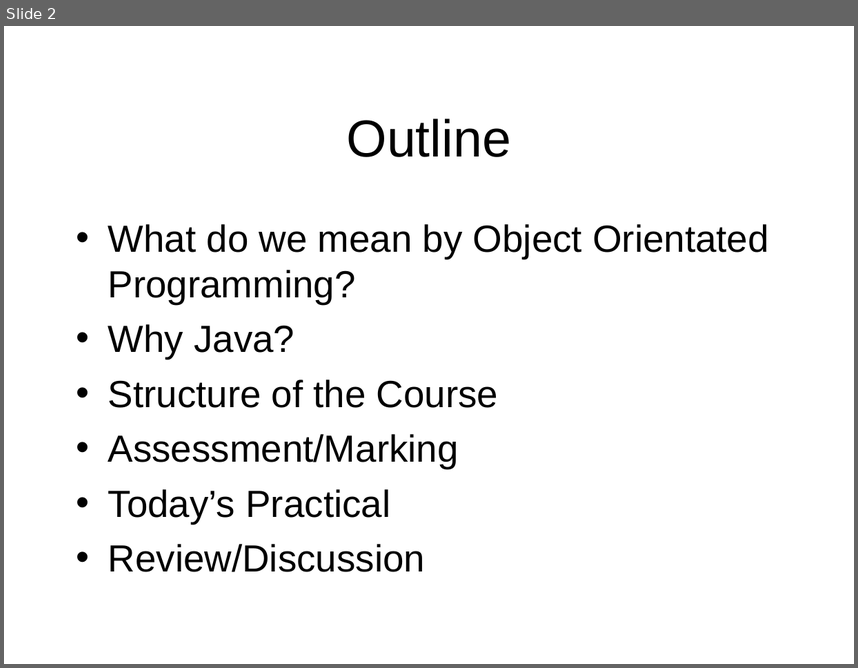
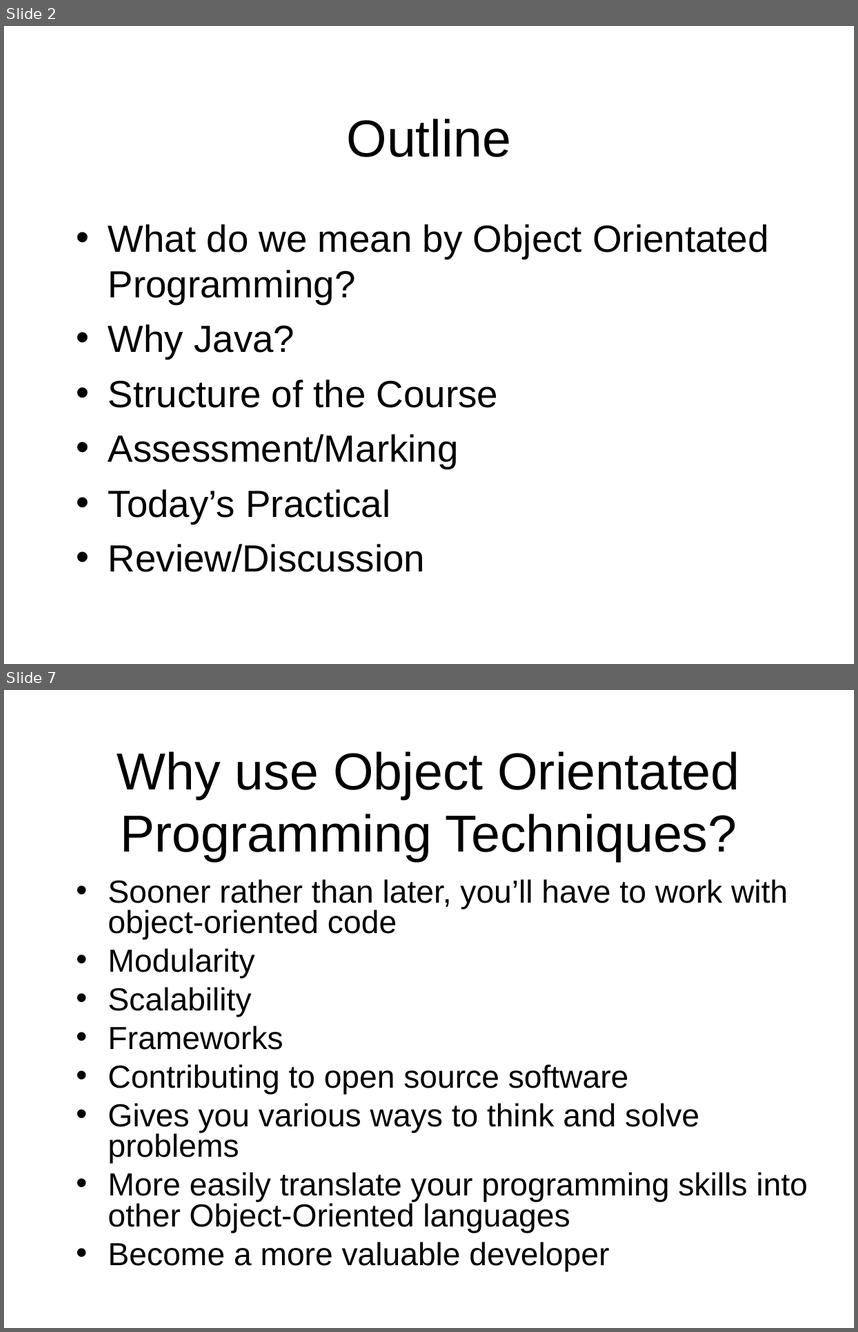
Before and after one commit to octaviordz/zjnu2017.github.io, a slide deck: OOP/lectures/010--Introduction.ppt. Shown one above the other, each under a label of ours: slide 2 before the commit, slides 2 and 7 after it; the slides between them are not shown. The pictures are 858x668 and 858x1332 pixels, drawn with LibreOffice and Linux fonts; fonts in the diff are those of the drawing. Boxes give left, top, right and bottom in pixels: in the first picture for what was removed or moved away, otherwise in the second. Text is boxed around its words. In the diff, an @@ line names an element or a change of style, - is before the commit and + after.

```diff
--- a/OOP/lectures/010--Introduction.ppt
+++ b/OOP/lectures/010--Introduction.ppt
@@ slide 7 added at [4, 690, 854, 1328], background #FFFFFF @@
@@ title added at [117, 751, 740, 861], 44 pt, text #000000 @@
+Why use Object Orientated Programming Techniques?
@@ text added at [108, 879, 807, 1271], 27 pt, text #000000 @@
+• Sooner rather than later, you’ll have to work with object-oriented code
+• Modularity
+• Scalability
+• Frameworks
+• Contributing to open source software
+• Gives you various ways to think and solve problems
+• More easily translate your programming skills into other Object-Oriented languages
+• Become a more valuable developer
```
Also in this commit, not shown: 2 slides changed, 7 other slides added, 1 other file.
